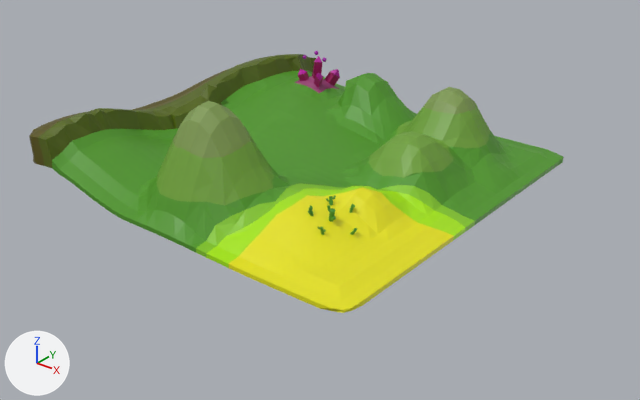
A saved change to the Blender file Assets/Objects/Models/Plane.blend.
One viewpoint serves both versions: a 50 mm lens placed at (51.1, -61.9, 35.2), pointed at (4.1, -3.2, -1.2). Lighting does not change. The marker at lower left points along +X, +Y and +Z.

The scene before the commit, as lines of its bpy script (objects in view):
```python
mat_material_007 = principled_material('Material.007')
mat_material_007.base_color = (0.0798, 0.313, 0.0172)  # green #509823
me_cube = bpy.data.meshes.new('Cube')
me_cube.from_pydata(...)  # 3661 vertices, 3465 faces; spans x -1.0..1.0, y -1.0..1.0, z -32.3..1.5
me_cube.materials.append(mat_material)  # white #e7e7e7
me_cube.materials.append(mat_material_005)  # pink #c000a5
me_cube.materials.append(mat_material_001)  # green #439128
me_cube.materials.append(mat_material_006)  # pink #a1005f
me_cube.materials.append(mat_material_007)  # green #509823
me_cube.materials.append(mat_material_008)  # green #71a338
me_cube.materials.append(mat_material_009)  # green #7e9a4f
me_cube.materials.append(mat_material_010)  # brown #5a3800
me_cube.materials.append(mat_material_011)  # dark yellow #5a5300
me_cube.materials.append(mat_material_012)  # dark green #556800
me_cube.materials.append(mat_material_013)  # purple #983d74
me_cube.materials.append(mat_material_014)  # green #84c624
me_cube.materials.append(mat_material_015)  # green #a8e700
me_cube.materials.append(mat_material_016)  # yellow #e7e310
ob_cube = bpy.data.objects.new('Cube', me_cube)
ob_cube.location = (0.0, 0.0, 0.0)
ob_cube.scale = (18.8, 18.8, -0.325)
```
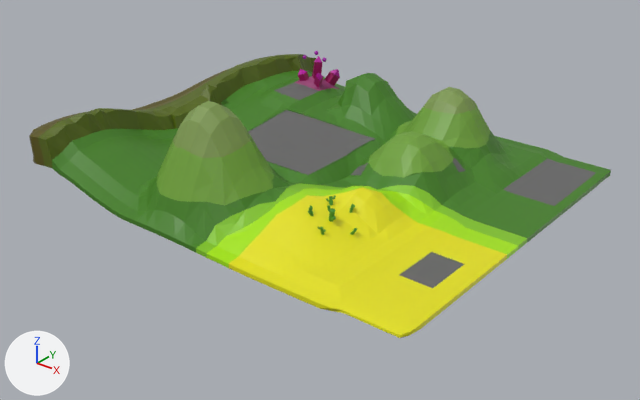
The change, as a diff of the scene's bpy script:
```diff
--- a/Assets/Objects/Models/Plane.blend.py
+++ b/Assets/Objects/Models/Plane.blend.py
@@ mat_material_007 @@
 mat_material_007 = principled_material('Material.007')
-mat_material_007.base_color = (0.0798, 0.313, 0.0172)  # green #509823
+mat_material_007.base_color = (0.0569, 0.22, 0.0124)  # green #43811d
@@ mat_material_017 @@
+mat_material_017 = principled_material('Material.017')
+mat_material_017.base_color = (0.138, 0.138, 0.138)  # dark grey #686868
@@ me_cube @@
 # used by ob_cube; location = (0.0, 0.0, 0.0); scale = (18.8, 18.8, -0.325)
-me_cube.from_pydata(...)  # 3661 vertices, 3465 faces; spans x -1.0..1.0, y -1.0..1.0, z -32.3..1.5
+me_cube.from_pydata(...)  # 4194 vertices, 3914 faces; spans x -1.0..1.3, y -1.1..1.0, z -32.3..1.6
+# me_cube part 1: a new loose piece of 83 vertices spanning x -1.0..1.3, y -1.0..-0.9, z -9.3..1.3
+# me_cube part 2: 106 vertices moved from x -0.7..1.0, y -0.3..0.6, z -11.7..1.3 to x -0.7..1.0, y -0.3..0.6, z -12.2..1.3; 26 vertices removed from x -0.4..1.0, y -0.3..0.3, z -8.3..1.3; 476 vertices added at x -0.4..1.3, y -1.1..1.0, z -9.5..1.6
+# me_cube part 3: 33 faces spanning x -0.6..1.0, y -0.3..0.9, z -11.4..0.0 switch from mat_material_007 (green #509823) to mat_material_017 (dark grey #686868)
 me_cube.materials.append(mat_material)
```

What differs and where, as boxes (x1, y1, x2, y2) in the pictures (640 x 400 px):
'Cube', recoloured, reshaped (9% wider, 10% taller)
    before: (29, 54, 564, 313)
    after: (29, 54, 611, 338)
part 1 of me_cube, added
    after: (33, 155, 410, 338)
part 2 of me_cube, built on
    before: (186, 81, 513, 215)
    after: (186, 81, 611, 338)
part 3 of me_cube, recoloured (green to grey)
    before: (256, 83, 557, 194)
    after: (248, 83, 557, 194)
